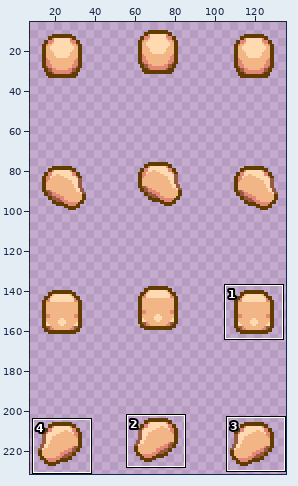
Sprite sheet: data/sprites/outfit/head-testing/head_001.png. The picture above shows the old version from afar; the outline marks the close-up.
Close-up. Before:
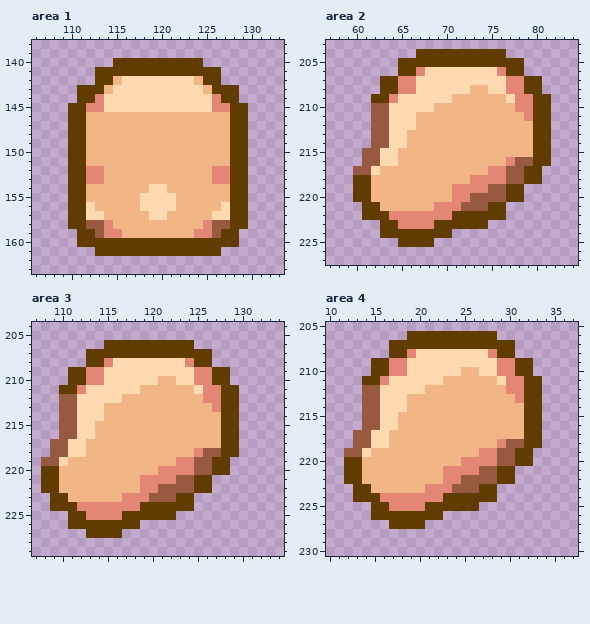
The file is 144x256 pixels. Shown: area 1: x 106..133, y 138..163; area 2: x 57..84, y 203..227; area 3: x 107..134, y 204..229; area 4: x 10..37, y 205..230. The wide view leaves out empty margins. The commit also changed other parts of the picture, which this record leaves out.
After:
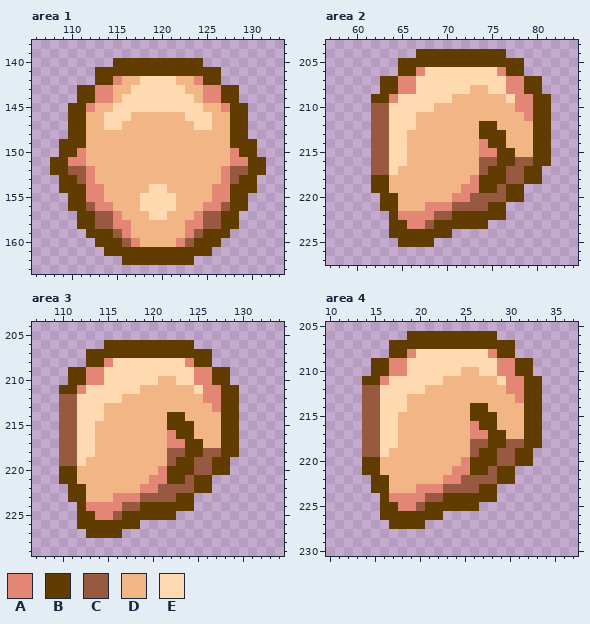
Palette (. is transparent): A #e48676  B #613c00  C #985941  D #f2b586  E #ffdab0
The edit:
Changed rows in their new state; - is an unchanged pixel.
Area 1:
first column x 108:
142 -------ADD----DDA-------
143 -----AADD------DDAA-----
144 ------AD--------DA------
145 -----DD----------DD-----
146 ------EEE------EEE------
147 ------EE--------EE------
149 -B--------------------B-
150 -B-A----------------A-B-
151 BBAA----------------AABB
152 BBCC-D------------D-CCBB
153 -B-C-D------------D-C-B-
154 -B--AA------------AA--B-
155 ----AA------------AA----
156 ----CAA----------AAC----
157 --.-BCCA--------ACCB-.--
158 --.-B-CAA------AAC-B-.--
159 ---.-BBCA------ACBB-.---
160 ---..---CADDDDAC---..---
161 -----.------------.-----
162 --------BBBBBBBB--------
Area 2:
first column x 60:
212 --------------BB--
213 --------------BBB-
214 --------------ABB-
215 -.-C-E--------AABB
216 -.-C-E--------CCBB
217 ..CCE---------CBB-
218 ..BB----------BBB-
219 ..BB-------D--BB--
220 ...BB-------------
221 -..BB---A--C------
222 -...B----CC-------
223 ---.-B--C---------
224 ---.--------------
Area 3:
first column x 108:
214 --------------BB--
215 --------------BBB-
216 --------------ABB-
217 -.-C-E--------AABB
218 -.-C-E--------CCBB
219 ..CCE---------CBB-
220 ..BB----------BBB-
221 ..BB-------D--BB--
222 ...BB-------------
223 -..BB---A--C------
224 -...B----CC-------
225 ---.-B--C---------
226 ---.--------------
Area 4:
first column x 12:
214 --------------BB--
215 --------------BBB-
216 --------------ABB-
217 -.-C-E--------AABB
218 -.-C-E--------CCBB
219 ..CCE---------CBB-
220 ..BB----------BBB-
221 ..BB-------D--BB--
222 ...BB-------------
223 -..BB---A--C------
224 -...B----CC-------
225 ---.-B--C---------
226 ---.--------------
Where, in picture pixels (left, top, right, bottom), the same in both close-ups:
changed: (50, 76, 266, 265)
changed: (353, 121, 515, 238)
changed: (41, 412, 203, 529)
changed: (344, 403, 506, 520)
